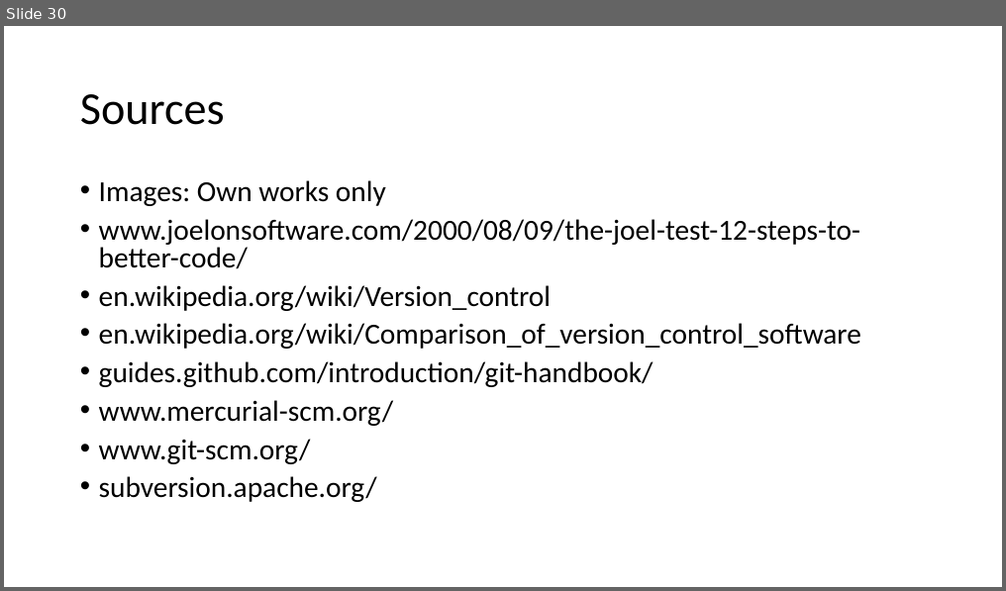
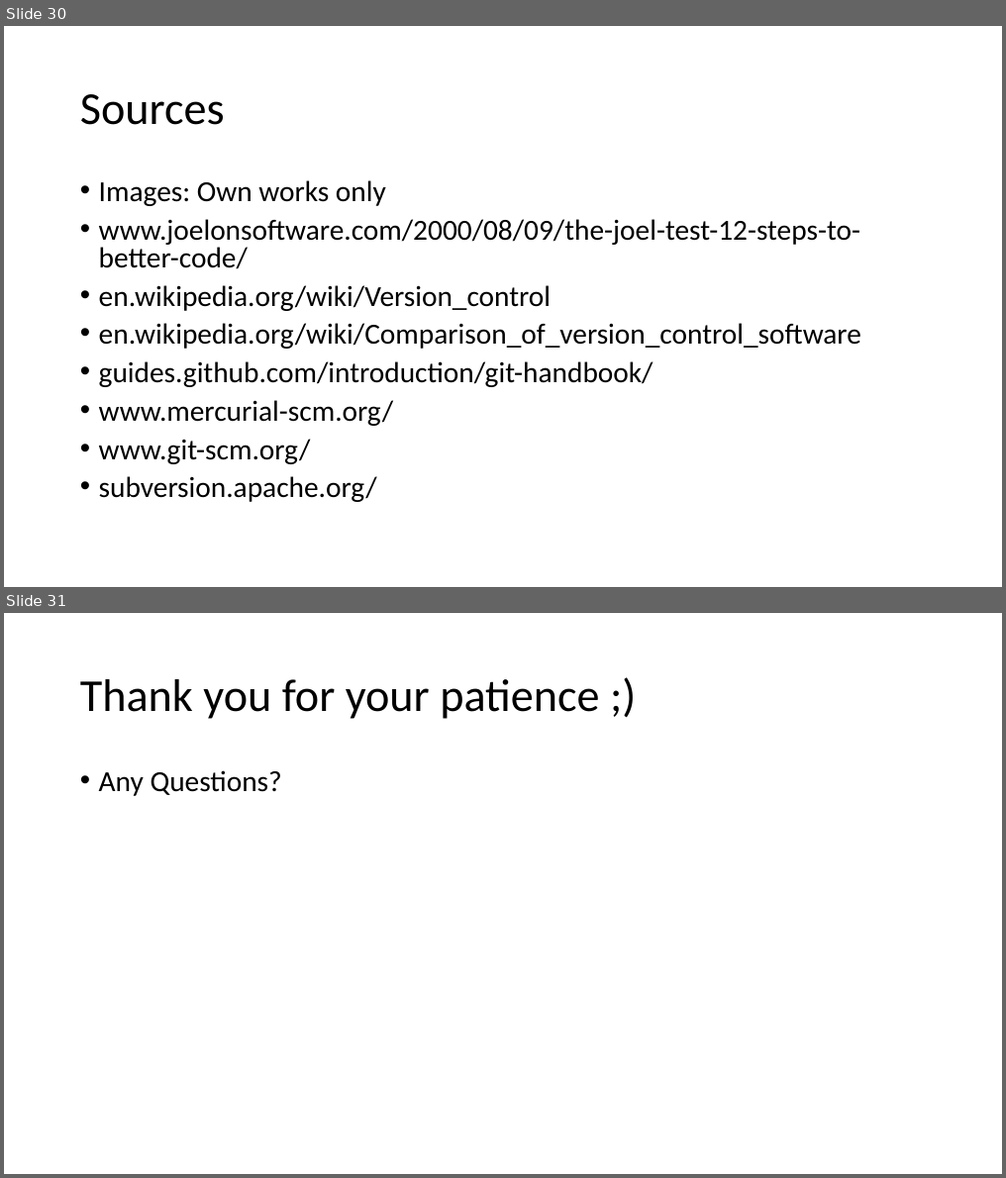
Before and after one commit to vegfetch/talk, a slide deck: cf_version_control_systems.pptx. Shown one above the other, each under a label of ours: slide 30 before the commit, slides 30 and 31 after it. The pictures are 1006x591 and 1006x1178 pixels, drawn with LibreOffice and Linux fonts; fonts in the diff are those of the drawing. Boxes give left, top, right and bottom in pixels: in the first picture for what was removed or moved away, otherwise in the second. Text is boxed around its words. In the diff, an @@ line names an element or a change of style, - is before the commit and + after.

```diff
--- a/cf_version_control_systems.pptx
+++ b/cf_version_control_systems.pptx
@@ slide 31 added at <box>4,613,1002,1174</box>, background #FFFFFF @@
@@ title added at <box>80,679,599,719</box>, 44 pt, text #000000 @@
+Thank you for your patience ;)
@@ text added at <box>99,770,282,796</box>, 28 pt, text #000000 @@
+• Any Questions?
```
Also in this commit, not shown: 3 slides changed, 2 other slides added, 3 slides removed, 11 other files.
